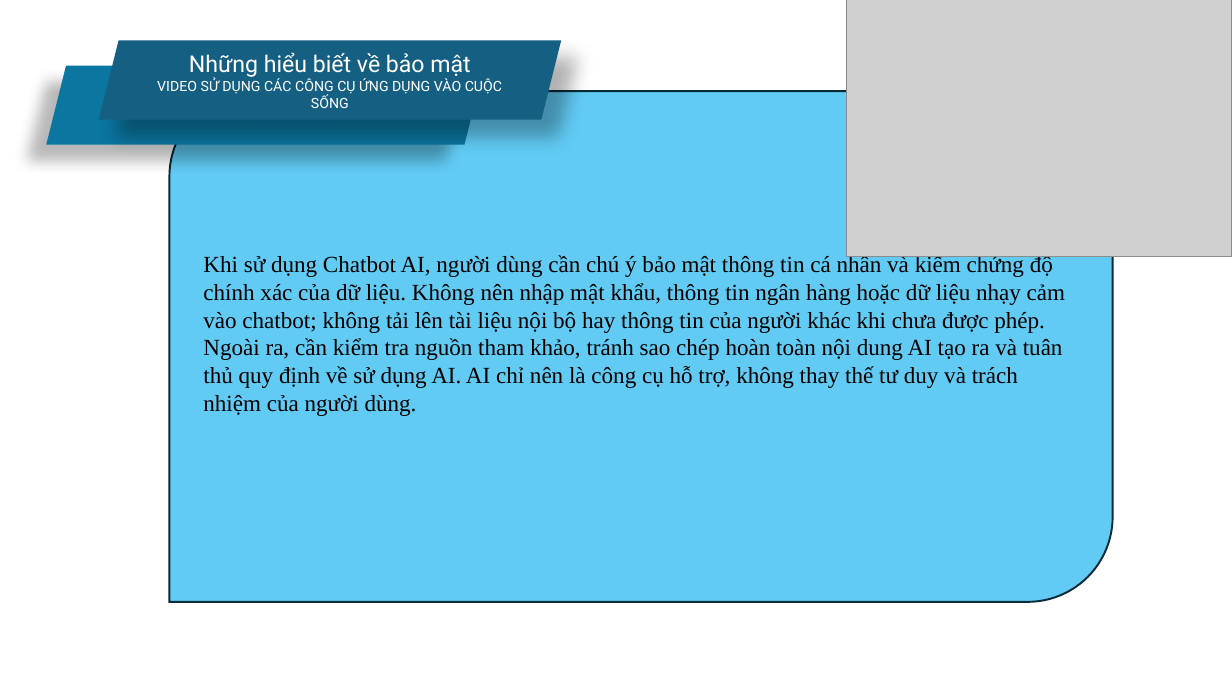
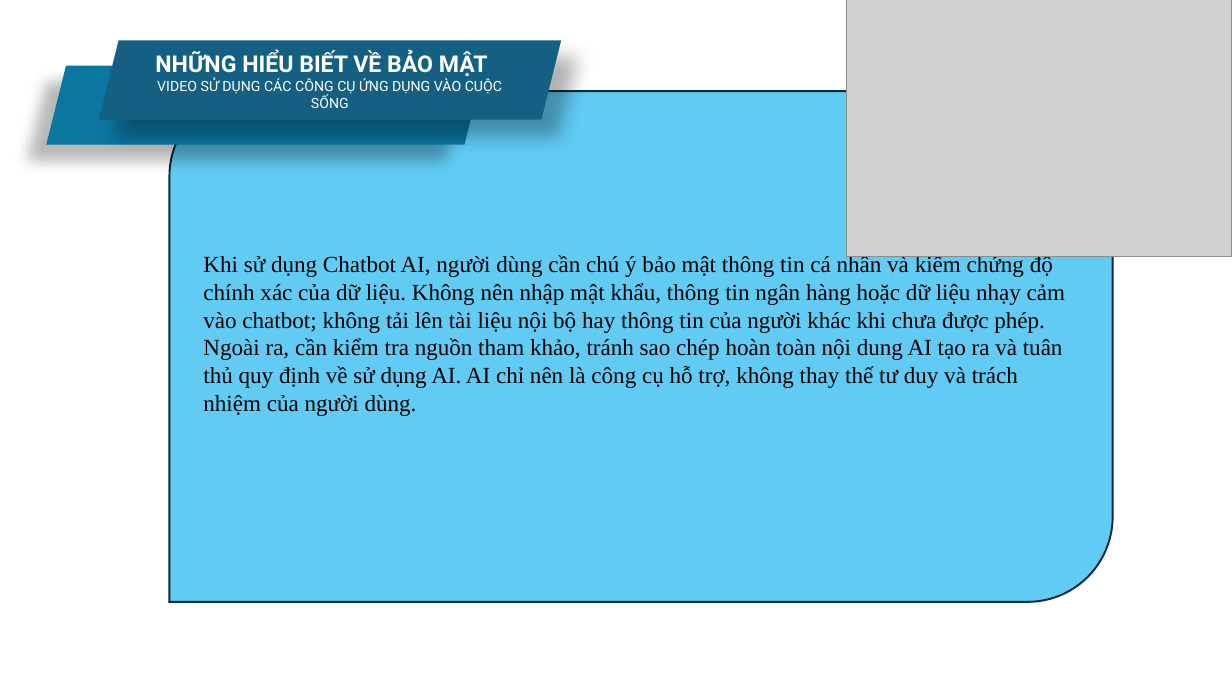
Before and after one commit to Dat-B2605337/project, a slide deck: slide 11 of BaoCao_Nhom_SS3CongCuChatbotAI.pptx. Drawn at 1232x693 pixels with LibreOffice and Linux fonts; fonts in the diff are those of the drawing; grey boxes stand for pictures; background and template pictures are left out. Boxes give left, top, right and bottom in pixels: in the first picture for what was removed or moved away, otherwise in the second. Text is boxed around its words. In the diff, an @@ line names an element or a change of style, - is before the commit and + after.

```diff
--- a/BaoCao_Nhom_SS3CongCuChatbotAI.pptx
+++ b/BaoCao_Nhom_SS3CongCuChatbotAI.pptx
@@ text in parallelogram at (155,51,502,108): text changed @@
-Những hiểu biết về bảo mật
-VIDEO SỬ DỤNG CÁC CÔNG CỤ ỨNG DỤNG VÀO CUỘC SỐNG
+NHỮNG HIỂU BIẾT VỀ BẢO MẬT VIDEO SỬ DỤNG CÁC CÔNG CỤ ỨNG DỤNG VÀO CUỘC SỐNG
```
Also in this commit, not shown: 1 other slide changed, 3 other files.
